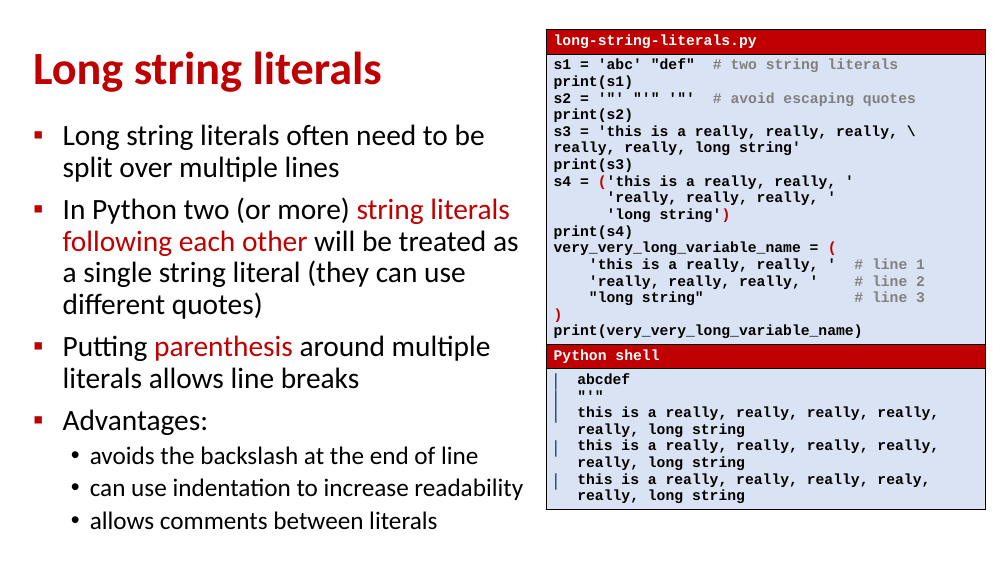
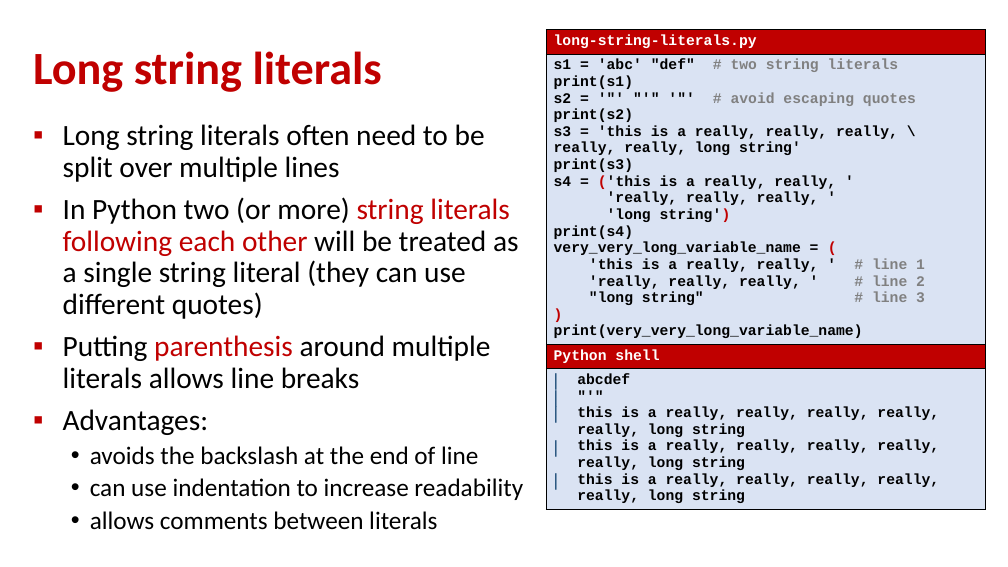
Before and after one commit to gsbrodal/gsbrodal.github.io, a slide deck: slide 14 of ipsa/slides/basics.pptx. Drawn at 1008x567 pixels with LibreOffice and Linux fonts; fonts in the diff are those of the drawing. Boxes give left, top, right and bottom in pixels: in the first picture for what was removed or moved away, otherwise in the second. Text is boxed around its words. In the diff, an @@ line names an element or a change of style, - is before the commit and + after.

```diff
--- a/ipsa/slides/basics.pptx
+++ b/ipsa/slides/basics.pptx
@@ table at (x1=546, y1=29, x2=985, y2=536) @@
@@ row 4, column 1: "abcdef / "'" / this is a really, really, really, really, really, long string / this is a really, really, really, really, really, long string / this is a really, really, really, realy, really, long string" to "abcdef / "'" / this is a really, really, really, really, really, long string / this is a really, really, really, really, really, long string / this is a really, really, really, really, really, long string" @@
```
Also in this commit, not shown: 3 other slides changed, 5 other files.
